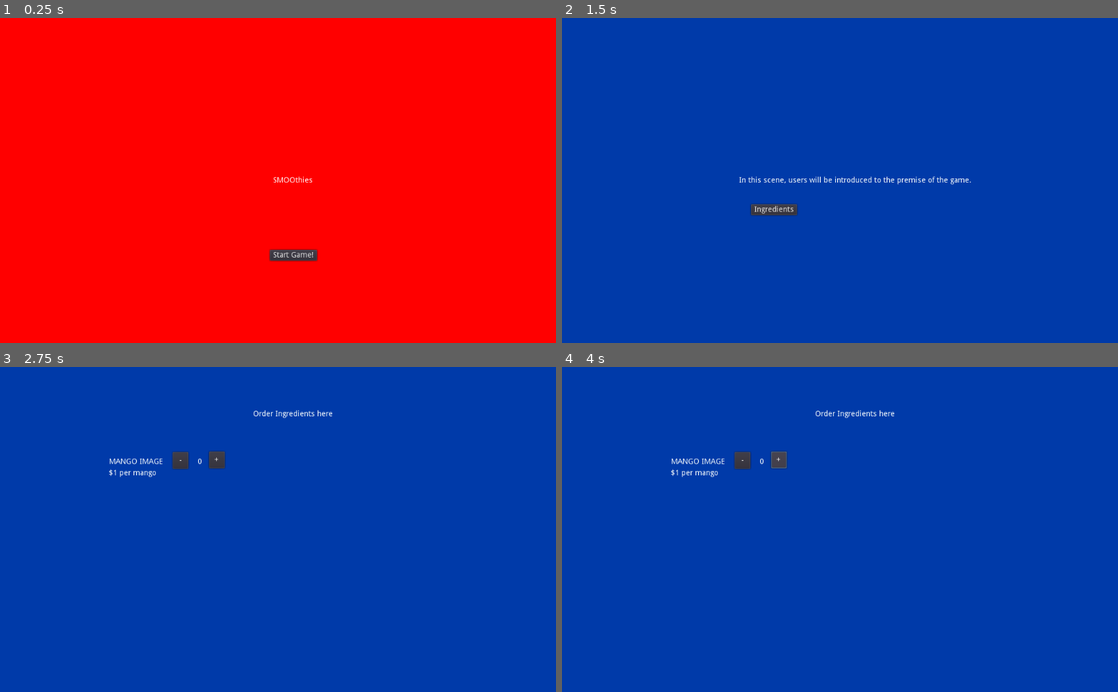
Above: before the commit, frames 1-4 (two rows, left to right).
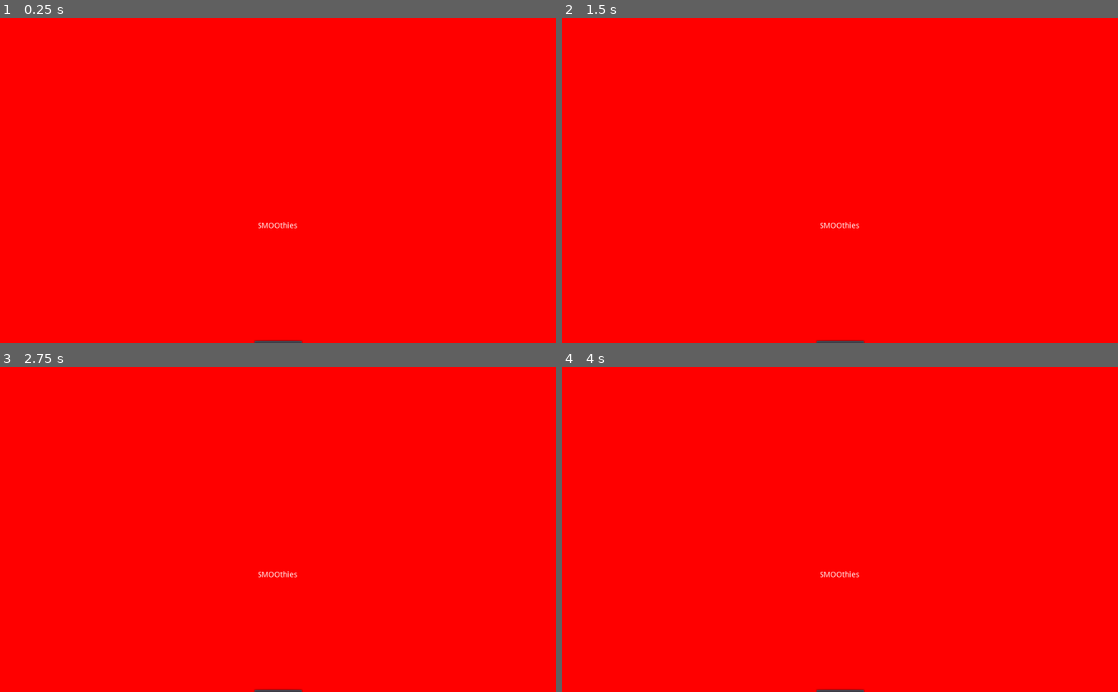
Above: after the commit, the same moments.

Repository: thepriscillawang/SMOOthies
Game: Godot game, scene res://Scenes/Main.tscn
The game is run twice, just before and just after one commit, with the same random seed, the same clock (stepped at 60 frames per second) and the same inputs.
Inputs (mouse positions are in pixels of both pictures, inside the frame that each line leads up to):
- Up to frame 1 (0.25 s): no input
- Up to frame 2 (1.5 s): click (856, 255) at 0.5 s, where only the run before the commit has a clickable "Start Game!"; click (856, 255) at 1.25 s, where only the run before the commit has a clickable "Start Game!"
- Up to frame 3 (2.75 s): click (211, 558) at 2 s, where only the run before the commit has a clickable "Ingredients"
- Up to frame 4 (4 s): click (739, 461) at 2.75 s, where only the run before the commit has a clickable "-"; click (778, 461) at 3.5 s, where only the run before the commit has a clickable "+"

The runs differ from the first frame. In frame 1, 0.6% of the frame differs, in the area x 45-58%, y 48-100%; in frame 2, 100%, in the area x 0-100%, y 0-100%; in frame 3, 100%; in frame 4, 100%.

Commit message:
Main tscn changes

Diff:
--- a/src/SMOOthies/Scenes/Main.tscn
+++ b/src/SMOOthies/Scenes/Main.tscn
@@ -6,8 +6,8 @@
 script = ExtResource( 1 )
 
 [node name="ColorRect" type="ColorRect" parent="."]
-margin_right = 1080.0
-margin_bottom = 600.0
+margin_right = 1024.0
+margin_bottom = 768.0
 color = Color( 1, 0, 0, 1 )
 
 [node name="Label" type="Label" parent="ColorRect"]
--- a/src/SMOOthies/project.godot
+++ b/src/SMOOthies/project.godot
@@ -19,6 +19,10 @@
 SceneLoader="*res://Scenes/SceneLoader.gd"
 Global="*res://Scenes/Global.gd"
 
+[display]
+
+window/stretch/mode="viewport"
+
 [gui]
 
 common/drop_mouse_on_gui_input_disabled=true
